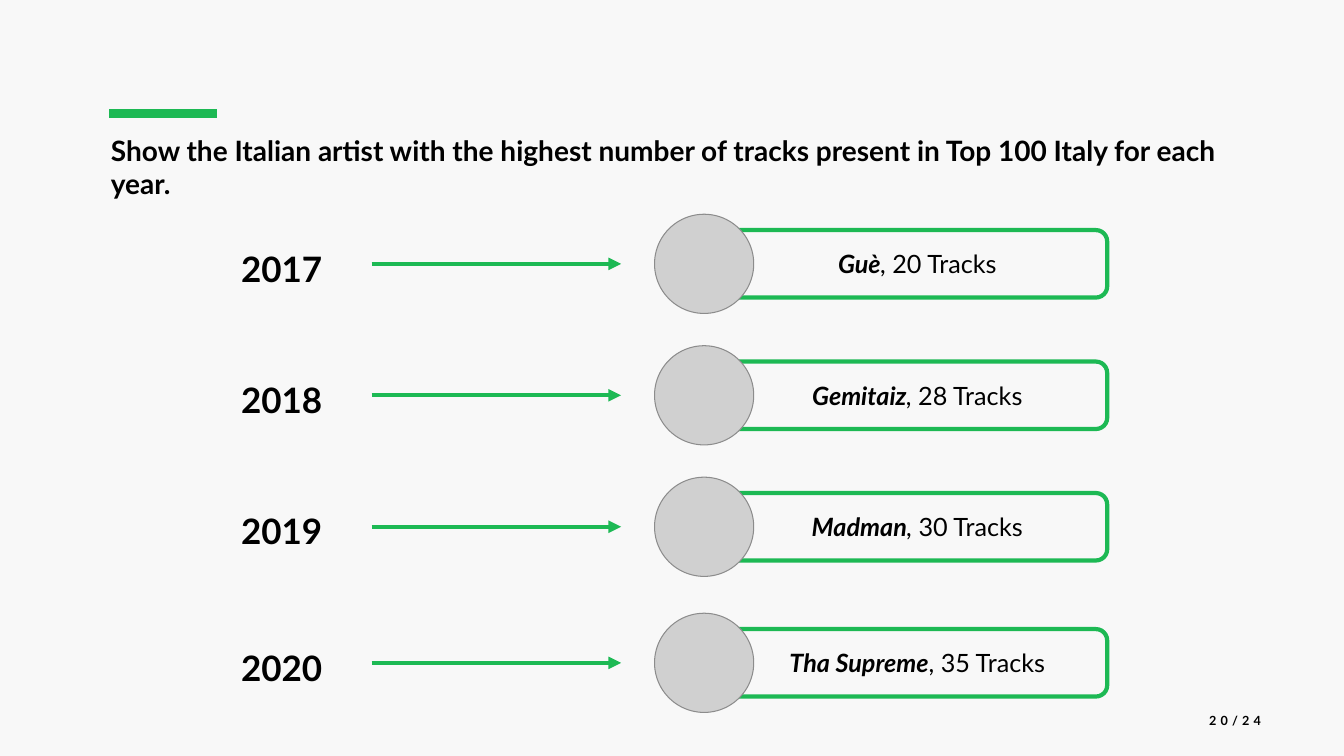
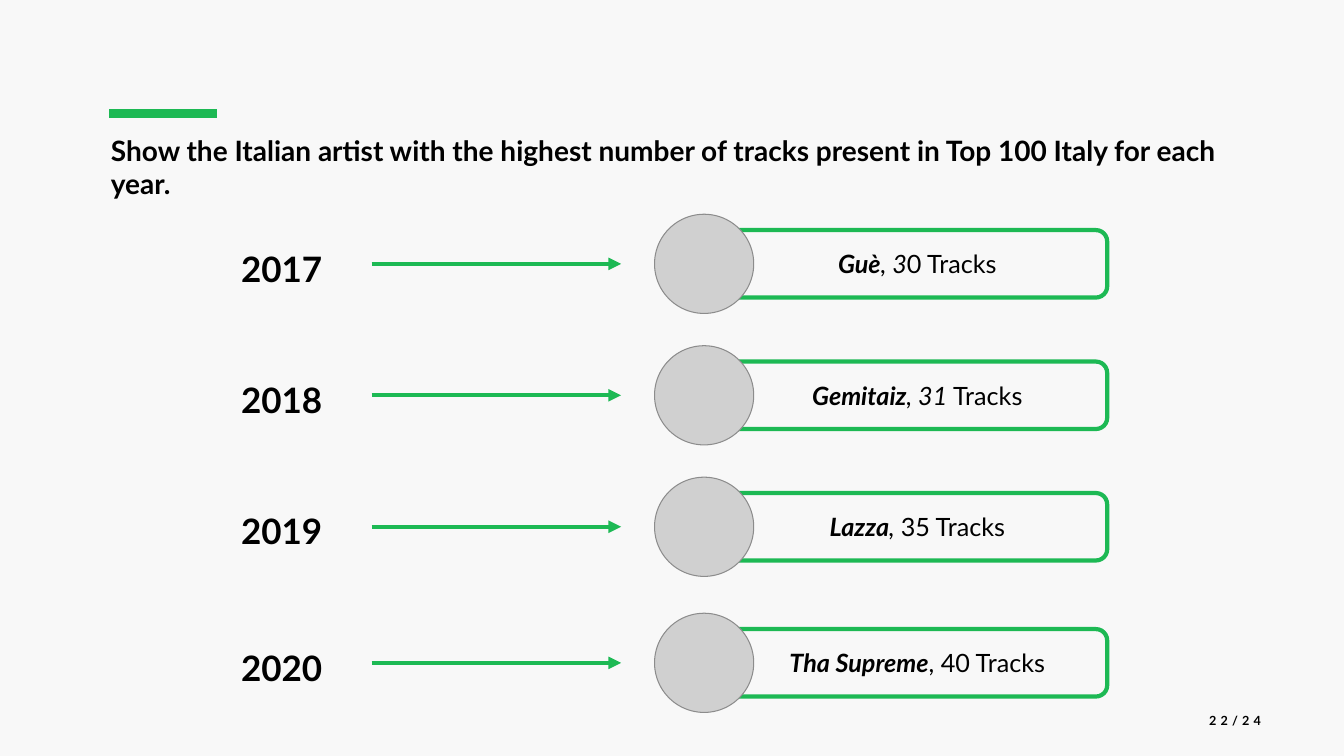
Before and after one commit to luca-martinelli-09/spotify-pg, a slide deck: slide 22 of slides/Spotify_Presentation.pptx (slide 20 before the commit). Drawn at 1344x756 pixels with LibreOffice and Linux fonts; fonts in the diff are those of the drawing; grey boxes stand for pictures. Boxes give left, top, right and bottom in pixels: in the first picture for what was removed or moved away, otherwise in the second. Text is boxed around its words. In the diff, an @@ line names an element or a change of style, - is before the commit and + after.

```diff
--- a/slides/Spotify_Presentation.pptx
+++ b/slides/Spotify_Presentation.pptx
@@ text in rounded rectangle at [838,254,996,276]: text changed @@
-Guè, 20 Tracks
+Guè, 30 Tracks
@@ text in rounded rectangle at [812,386,1022,409]: text changed @@
-Gemitaiz, 28 Tracks
+Gemitaiz, 31 Tracks
@@ text in rounded rectangle at [830,517,1005,539]: text changed @@
-Madman, 30 Tracks
+Lazza, 35 Tracks
@@ text in rounded rectangle at [789,653,1045,677]: text changed @@
-Tha Supreme, 35 Tracks
+Tha Supreme, 40 Tracks
@@ page number at [1209,715,1261,726]: text changed @@
-20/24
+22/24
```
Also in this commit, not shown: 4 other slides changed, 3 slides added, 2 slides removed, 1 other file.
